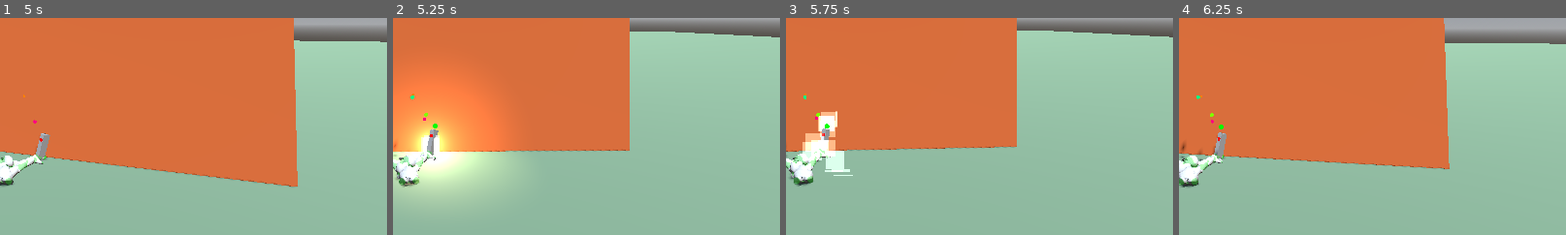
Above: before the commit, frames 1-4 (left to right).
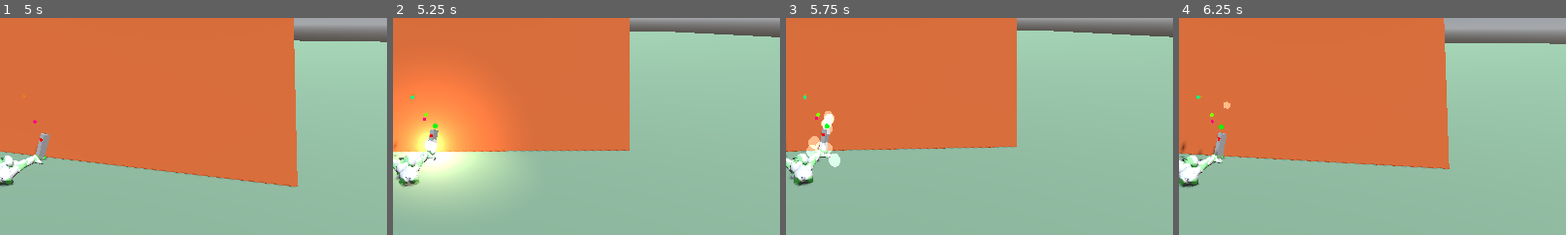
Above: after the commit, the same moments.

Repository: lmf-git/fpsikanimragdoll
Game: Godot game, scene res://world.tscn
Same seed, same stepped clock (60 frames per second), same inputs: the game is played once before the commit and once after it.
Inputs (mouse positions are % of the whole screen's width and height, from its top left):
- Up to frame 1 (5 s): tap Enter at 0.5 s; move the mouse to (55, 50) at 0.52 s; hold Shift (sprint) 0.53-1.28 s; hold W (move_forward) from 0.53 s (still down); click (55, 50) at 0.67 s; tap Space (jump) at 0.77, 1.52, 3.02, 3.77, 4.52 s; move the mouse to (45, 50) at 1.27 s; tap O (toggle_camera) at 1.35 s; move the mouse to (52, 48) at 2.02 s; hold I (toggle_ik) 2.03-2.78 s; move the mouse to (49, 52) at 2.77 s; tap R (toggle_ragdoll) at 2.85 s; click (49, 52) at 2.92 s; move the mouse to (57, 51) at 3.52 s; tap E at 3.6 s; move the mouse to (42, 49) at 4.27 s; tap Ctrl at 4.35 s
- Up to frame 2 (5.25 s): keep holding W (move_forward); move the mouse to (51, 50) at 5.02 s; tap H at 5.1 s; click (51, 50) at 5.17 s
- Up to frame 3 (5.75 s): keep holding W (move_forward)
- Up to frame 4 (6.25 s): move the mouse to (46, 48) at 5.77 s; release W (move_forward) at 5.78 s; hold D (move_right) from 5.78 s (still down); tap Shift (sprint) at 5.85 s; tap Space (jump) at 6.02 s
The pictures show only the part of the screen within x 49-98%, y 50-100%; the shares and areas given below are measured in that part.

Frame 1 is identical in both runs. In frame 2, 0.3% of the frame differs, in the area x 7-13%, y 54-63%; in frame 3, 1.2%, in the area x 4-18%, y 42-73%; in frame 4, less than 0.1%.

Commit message:
Make muzzle flash and smoke circular and smaller
Smoke improvements:
- Changed from QuadMesh to SphereMesh for circular appearance
- Reduced sphere radius: 0.3 → 0.1 (much smaller)
- Low poly sphere (8 segments, 4 rings) for performance
- Reduced particle scale: 0.03-0.06 → 0.02-0.04
- Billboarded spheres appear circular from any angle

Muzzle flash improvements:
- Reduced light range: 5.0 → 2.5 (smaller flash radius)
- Reduced light energy: 50.0 → 30.0 (less overwhelming)
- More realistic gun barrel flash effect

Result: Subtle, circular smoke puffs instead of large square particles

Diff:
--- a/character_controller.gd
+++ b/character_controller.gd
@@ -1528,13 +1528,13 @@
 	if equipped_weapon.muzzle_point:
 		muzzle_position = equipped_weapon.muzzle_point.global_position
 
-	# 1. CREATE BRIGHT MUZZLE FLASH
+	# 1. CREATE BRIGHT MUZZLE FLASH (small and subtle)
 	var flash = OmniLight3D.new()
 	get_tree().root.add_child(flash)
 	flash.global_position = muzzle_position
 	flash.light_color = Color(1.0, 0.9, 0.6)
-	flash.light_energy = 50.0  # Very bright
-	flash.omni_range = 5.0
+	flash.light_energy = 30.0  # Bright but not overwhelming
+	flash.omni_range = 2.5  # Smaller range for realistic muzzle flash
 	flash.shadow_enabled = false
 
 	# Quick flash using tween
@@ -1570,8 +1570,8 @@
 	smoke_material.gravity = Vector3(0, 0.15, 0)  # Slight upward drift
 	smoke_material.damping_min = 1.5
 	smoke_material.damping_max = 2.0
-	smoke_material.scale_min = 0.03  # Much smaller particles
-	smoke_material.scale_max = 0.06
+	smoke_material.scale_min = 0.02  # Tiny circular smoke puffs
+	smoke_material.scale_max = 0.04
 	smoke_material.scale_curve = _create_muzzle_smoke_scale_curve()
 	smoke_material.color = Color(0.3, 0.3, 0.35, 0.6)  # Gray-blue gunpowder smoke
 	smoke_material.color_ramp = _create_muzzle_smoke_fade_gradient()
@@ -1615,10 +1615,13 @@
 	gradient.set_color(1, Color(0.4, 0.4, 0.4, 0.0))  # Fade to transparent
 	return gradient
 
-func _create_smoke_mesh() -> QuadMesh:
-	"""Create simple quad mesh for smoke particles"""
-	var mesh = QuadMesh.new()
-	mesh.size = Vector2(0.3, 0.3)
+func _create_smoke_mesh() -> SphereMesh:
+	"""Create circular mesh for smoke particles"""
+	var mesh = SphereMesh.new()
+	mesh.radius = 0.1  # Smaller radius for subtle smoke
+	mesh.height = 0.2  # Make it spherical
+	mesh.radial_segments = 8  # Low poly for performance
+	mesh.rings = 4
 
 	# Create material for smoke particles
 	var material = StandardMaterial3D.new()
